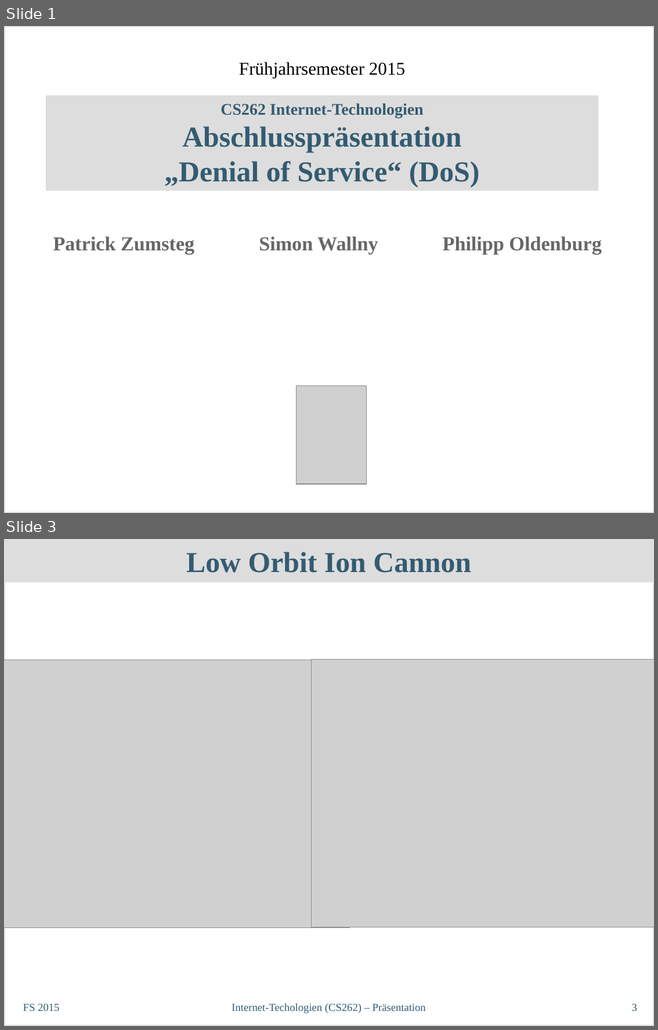
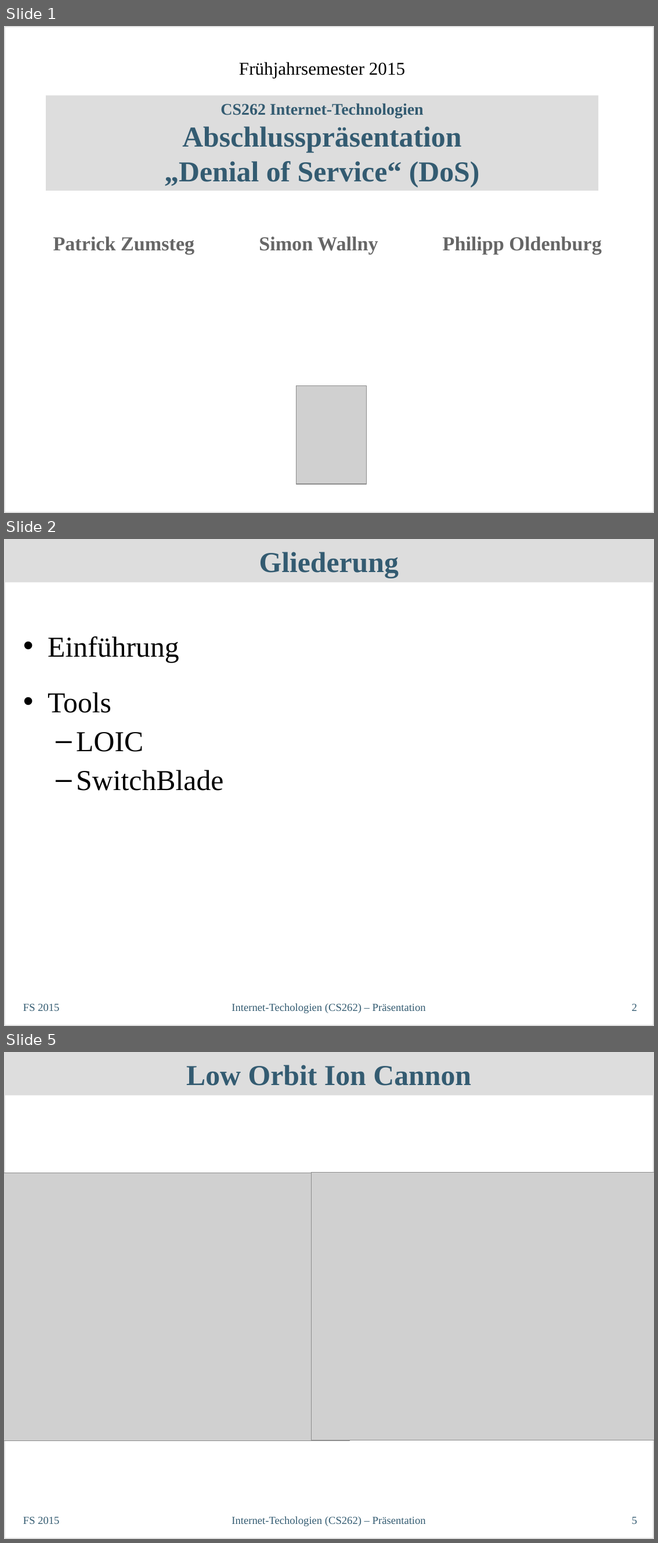
Before and after one commit to philipp-oldenburg/dos, a slide deck: Abschlusspräsentation/InetTech-Präsentation.odp. Shown one above the other, each under a label of ours: slides 1 and 3 before the commit, slides 1, 2 and 5 after it; the slides between them are not shown. The pictures are 658x1030 and 658x1543 pixels, drawn with LibreOffice and Linux fonts; fonts in the diff are those of the drawing; grey boxes stand for pictures. Boxes give left, top, right and bottom in pixels: in the first picture for what was removed or moved away, otherwise in the second. Text is boxed around its words. In the diff, an @@ line names an element or a change of style, - is before the commit and + after.

```diff
--- a/Abschlusspräsentation/InetTech-Präsentation.odp
+++ b/Abschlusspräsentation/InetTech-Präsentation.odp
@@ slide 2 added at box(4, 539, 654, 1026), background #FFFFFF; not listed: 1 template element that a slide beside it also shows @@
@@ title added at box(4, 539, 654, 583), fill #DDDDDD, 32 pt, text #335B71, bold @@
+Gliederung
@@ text added at box(48, 636, 223, 791), 32 pt, text #000000 @@
+• Einführung
+• Tools
+  – LOIC
+  – SwitchBlade
@@ text added at box(23, 1004, 59, 1011), 12 pt, text #335B71 @@
+FS 2015
@@ text added at box(231, 1004, 426, 1013), 12 pt, text #335B71 @@
+Internet-Techologien (CS262) – Präsentation
@@ page number added at box(632, 1004, 637, 1011), 12 pt, text #335B71 @@
+2
@@ what was slide 3 is now slide 5 @@
@@ page number at box(632, 1517, 637, 1524): text changed @@
-3
+5
```
Also in this commit, not shown: 1 slide changed, 2 other slides added.
